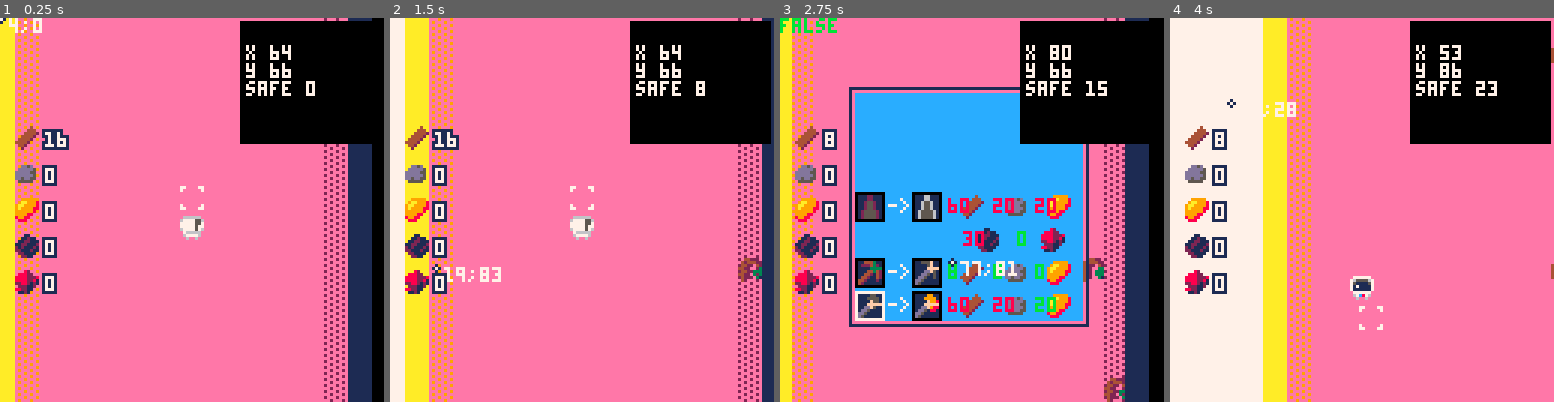
Above: before the commit, frames 1-4 (left to right).
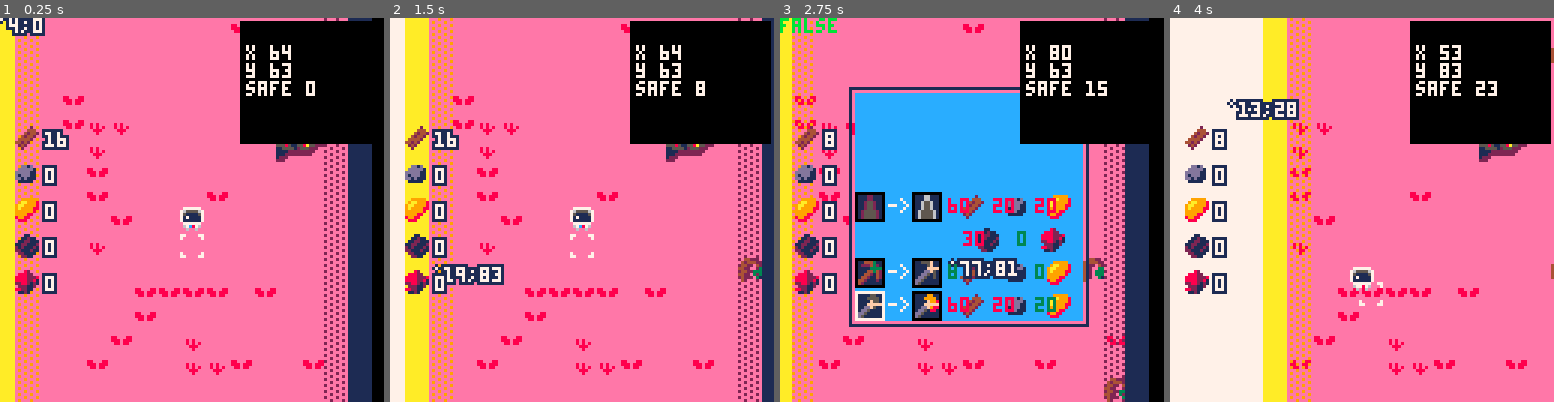
Above: after the commit, the same moments.

Repository: ARKANYOTA/ludumdare47
Game: PICO-8 cartridge arkanv1.p8
Two runs of this game, one before a commit and one after it. Both use one fixed random seed, a clock stepped at 60 frames per second and the inputs below.
Inputs (mouse positions are in pixels of both pictures, inside the frame that each line leads up to):
- Up to frame 1 (0.25 s): no input
- Up to frame 2 (1.5 s): tap X (X key) at 0.33, 1.07 s; click (670, 121) at 0.67 s; tap O (Z key) at 0.7 s; click (436, 267) at 1.22 s
- Up to frame 3 (2.75 s): hold Right 1.6-2.1 s; tap O (Z key) at 1.7, 2.1, 2.5 s; click (887, 114) at 1.77 s; tap X (X key) at 1.85 s; hold Up 2.15-2.42 s; click (952, 259) at 2.32 s; hold Right from 2.47 s (still down)
- Up to frame 4 (4 s): click (1404, 106) at 2.87 s; tap O (Z key) at 2.9, 3.3, 3.7 s; tap X (X key) at 2.97 s; release Right at 3.03 s; hold Left 3.08-3.58 s; click (1465, 256) at 3.42 s; hold Down 3.63-3.97 s; click (1231, 102) at 3.97 s

The runs differ from the first frame. In frame 1, 3.2% of the frame differs, in the area x 1-85%, y 0-93%; in frame 2, 3.4%, in the area x 4-85%, y 1-93%; in frame 3, 2.4%; in frame 4, 3.1%.

Commit message:
PLEIN DE TRUCS

Diff:
--- a/arkanv1.p8
+++ b/arkanv1.p8
@@ -10,14 +10,14 @@
 bdebug = true
 clock=0
 --camera
-cx = 1000
+cx = 0
 cy = 0
 --pos
 cux=0
 cuy=0
 x = 64
-y = 66
-rot=0
+y = 63
+rot=2
 sprt=1
 mt=0
 dead=false
@@ -27,6 +27,7 @@
 	walk1={2,7,5,9},
 	walk2={3,8,6,10},
 }
+sfxtime=1
 
 movezone=true
 safex=-1
@@ -79,6 +80,8 @@
 
 function _update60()
 	--movement
+	sfxtime-=1
+
 	if menu and notbdebug then
 		upmenu()
 	else
@@ -90,23 +93,47 @@
 	 	movement()
 		end
 
+		--animate ship
+		ship=mget(12,4)
+		if clock%5==0 then
+			if ship==74 or ship==76 then
+				for ix=12,13 do
+					for iy=4,5 do
+						local tile=mget(ix,iy)
+						mset(ix,iy,tile+2)
+					end
+				end
+			elseif ship==78 then
+				for ix=12,13 do
+					for iy=4,5 do
+						local tile=mget(ix,iy)
+						mset(ix,iy,tile-4)
+					end
+				end
+			end
+		end
+
   --hot and cold zones
 		if clock%10==0 then
 			safex+=1
 		end
-
+		for i=1,17 do
+		  mget()
+		end
+
+		--sun cooking
 		if(clock%6==0 and
 		(safex\1)%8==0) then
 		  for i=1,17 do
 		    mat=mget(safex\8+1,i)
 		    if mat==80 then
-		      mset(safex\8+1,i,83)
+		      mset((safex+7)\8+1,i,83)
 		    elseif mat==83 then
-		      mset(safex\8+1,i,81)
+		      mset((safex+7)\8+1,i,81)
 		    elseif mat==81 then
-		      mset(safex\8+1,i,82)
+		      mset((safex+7)\8+1,i,82)
 		    elseif mat==82 then
-		      mset(safex\8+1,i,84)
+		      mset((safex+7)\8+1,i,84)
 		    end
 		  end
 
@@ -120,7 +147,7 @@
 		      mset(safex\8+15,i,80)
 		    end
 		  end
-		end
+	 end
 
   --mine
 	 m=mget(cux/8, cuy/8)
@@ -273,13 +300,23 @@
 		rectfill(cx+80,1,cx+126,mouy+40,0)
 		circ(stat(32)+cx,stat(33),1,1)
 		pset(stat(32)+cx,stat(33),7)
-		print(stat(32)+cx..";"..stat(33),
-								stat(32)+cx+3,stat(33))
 		color(7)
+		for ix=-1,1 do
+			for iy=-1,1 do
+				printcoor(ix,iy,1)
+			end
+		end
+		printcoor(0,0,7)
 		print("",moux,mouy+2)
 		print("x "..x)
 		print("y "..y)
 		print("safe "..safex)
+end
+
+function printcoor(ox,oy,c)
+	print(stat(32)+cx..";"..stat(33),
+								stat(32)+cx+3+ox,
+								stat(33)+oy,c)
 end
 -->8
 --functions
@@ -472,7 +509,7 @@
 
 function movement()
 mf=0x3
-if btn(⬅️) then
+		if btn(⬅️) then
 	 	 if not (icol(x,y))			and
 	 			  not (icol(x,y+7))	then
 	 	 x-=1
@@ -608,23 +645,23 @@
 
 		--couleur du chiffre avant
 		if inv.w < req.f.w[f] then
-			wcolor = 8 else wcolor = 11
+			wcolor = 8 else wcolor = 3
 		end
 
 		if inv.s < req.f.s[f] then
-			scolor = 8 else scolor = 11
+			scolor = 8 else scolor = 3
 		end
 
 		if inv.i < req.f.i[f] then
-			icolor = 8 else icolor = 11
+			icolor = 8 else icolor = 3
 		end
 
 		if inv.c < req.f.c[f] then
-			ccolor = 8 else ccolor = 11
+			ccolor = 8 else ccolor = 3
 		end
 
 		if inv.m < req.f.m[f] then
-			mcolor = 8 else mcolor = 11
+			mcolor = 8 else mcolor = 3
 		end
 
 		--chiffre et sprite de ce que
@@ -663,15 +700,15 @@
 
 		--couleur du chiffre avant
 		if inv.w < req.p.w[p] then
-			wcolor = 8 else wcolor = 11
+			wcolor = 8 else wcolor = 3
 		end
 
 		if inv.s < req.p.s[p] then
-			scolor = 8 else scolor = 11
+			scolor = 8 else scolor = 3
 		end
 
 		if inv.i < req.p.i[p] then
-			icolor = 8 else icolor = 11
+			icolor = 8 else icolor = 3
 		end
 
 		--chiffre et sprite de ce que
@@ -706,15 +743,15 @@
 
 		--couleur du chiffre avant
 		if inv.w < req.a.w[a] then
-			wcolor = 8 else	wcolor = 11
+			wcolor = 8 else	wcolor = 3
 		end
 
 		if inv.s < req.a.s[a] then
-			scolor = 8 else scolor = 11
+			scolor = 8 else scolor = 3
 		end
 
 		if inv.i < req.a.i[a] then
-			icolor = 8 else icolor = 11
+			icolor = 8 else icolor = 3
 		end
 
 		--chiffre et sprite de ce que
@@ -967,32 +1004,42 @@
 
 
 __gff__
-0000000000000000000000000000000000000000000000000000000000000000000000000000000000000000000000000000000000000000000000000000000000000000000000000000000000000000030303030300000000000000000000000000000000000000000000000000000000000000000000000000000000000000
+0000000000000000000000000000000000000000000000000000000000000000000000000000000000000000000000000000000000000000000000000000000000000000000000000000010101010101030303030300000000000101010101010000000000000000000000000000000001010000000000000000000000000000
 0000000000000000000000000000000000000000000000000000000000000000000000000000000000000000000000000000000000000000000000000000000000000000000000000000000000000000000000000000000000000000000000000000000000000000000000000000000000000000000000000000000000000000
 __map__
-4141414141414141414141414141414141414141414141414141414141414141414141414141414141414141414141414141414141414141414141414141414141414141414141414141414141414141414141414141414141414141414141414141414141414141414141414141414141414141414141414141414141414141
-4141414141414141414141414141414141414141414141414141414141414141414141414141414141414141414141414141414141414141414141414141414141414141414141414141414141414141414141414141414141414141414141414141414141414141414141414141414141414141414141414141414141414141
-4141414141414141414141414141414141414141414141414141414141414141414141414141414141414141414141414141414141414141414141414141414141414141414141414141414141414141414141414141414141414141414141414141414141414141414141414141414141414141414141414141414141414141
-4141414141414141414141414141414141414141414141414141414141414141414141414141414141414141414141414141414141414141414141414141414141414141414141414141414141414141414141414141414141414141414141414141414141414141414141414141414141414141414141414141414141414141
-4141414141414141414141414141414141414141414141414141414141414141414141414141414141414141414141414141414141414141414141414141414141414141414141414141414141414141414141414141414141414141414141414141414141414141414141414141414141414141414141414141414141414141
-4141414141414141414141414141414141414141414141414141414141414141414141414141414141414141414141414141414141414141414141414141414141414141414141414141414141414141414141414141414141414141414141414141414141414141414141414141414141414141414141414141414141414141
-4141414141414141414141414141414141414141414141414141414141414141414141414141414141414141414141414141414141414141414141414141414141414141414141414141414141414141414141414141414141414141414141414141414141414141414141414141414141414141414141414141414141414141
-4141414141414141414141414141414141414141414141414141414141414141414141414141414141414141414141414141414141414141414141414141414141414141414141414141414141414141414141414141414141414141414141414141414141414141414141414141414141414141414141414141414141414141
-4141414141414141414141414141414141414141414141414141414141414141414141414141414141414141414141414141414141414141414141414141414141414141414141414141414141414141414141414141414141414141414141414141414141414141414141414141414141414141414141414141414141414141
-4141414141414141414141414141414141414141414141414141414141414141414141414141414141414141414141414141414141414141414141414141414141414141414141414141414141414141414141414141414141414141414141414141414141414141414141414141414141414141414141414141414141414141
-4141414141414141414141414141414141414141414141414141414141414141414141414141414141414141414141414141414141414141414141414141414141414141414141414141414141414141414141414141414141414141414141414141414141414141414141414141414141414141414141414141414141414141
-4141414141414141414141414141414141414141414141414141414141414141414141414141414141414141414141414141414141414141414141414141414141414141414141414141414141414141414141414141414141414141414141414141414141414141414141414141414141414141414141414141414141414141
-4141414141414141414141414141414141414141414141414141414141414141414141414141414141414141414141414141414141414141414141414141414141414141414141414141414141414141414141414141414141414141414141414141414141414141414141414141414141414141414141414141414141414141
-4141414141414141414141414141414141414141414141414141414141414141414141414141414141414141414141414141414141414141414141414141414141414141414141414141414141414141414141414141414141414141414141414141414141414141414141414141414141414141414141414141414141414141
-4141414141414141414141414141414141414141414141414141414141414141414141414141414141414141414141414141414141414141414141414141414141414141414141414141414141414141414141414141414141414141414141414141414141414141414141414141414141414141414141414141414141414141
-4141414141414141414141414141414141414141414141414141414141414141414141414141414141414141414141414141414141414141414141414141414141414141414141414141414141414141414141414141414141414141414141414141414141414141414141414141414141414141414141414141414141414141
-…(10 lines of a section not shown)…
+4141414141414141414140414141414141414141414141414141414141414141414141414141414141414141414141414141414141414141414141414141414141414141414141414141414141414141414141414141414141414141414141414141414141414141414141414141414141414141414141414141414141414141
+4141414141414141414141414141404141414141414141414141414141414141414141414141414141414141414141414141414141414141414141414141414141414141414141414141414141414141414141414141414141414141414141414141414141414141414141414141414141414141414141414141414141414141
+4141414141414141414141414141414242424141414140414141414142414141414141414141414141414141414141414141414141414141414141414141414141414141414141414141414141414141414141414141414141414141414141414141414141414141414141414141414141414141414141414141414141414141
+4141414041414141414141414141414141414141414141414141414141414141414141414141414141404141414141414141414141414141414141414141414141414141414141414141414141414141414141414141414141414141414141414141414141414141414141414141414141414141414141414141414141414141
+4141414042424141414141414a4b414141414141414141414141414141414140414041414141414141404141414141414141414141414141414141414141414141414141414141414141414141414141414141414141414141414141414141414141414141414141414141414141414141414141414141414141414141414141
+4141414142414141414141415a5b414141414141414141414141404141414141414141414141414141404141414141414141414141414141414141414141414141414141414141414141414141414141414141414141414141414141414141414141414141414141414141414141414141414141414141414141414141414141
+4141414140414141414141414141414141417070704140414141414140414141414141414141414141404141414141414141414141414141414141414141414141414141414141414141414141414141414141414141414141414141414141414141414141414141414141414141414141414141414141414141414141414141
+4141414140414141414041414141414141417171717070414141414141414041414141414141414141404141414141414141414141414141414141414141414141414141414141414141414141414141414141414141414141414141414141414141414141414141414141414141414141414141414141414141414141414141
+4141414141404141414141414141414141414171717171414141414141414140404141414141414141414141414241414141414141414141414141414141414141414141414141414141414141414141414141414141414141414141414141414141414141414141414141414141414141414141414141414141414141414141
+4141414142414141414141414141414141414171717171414141414141414141414141414141404141414141414241414141414141414141414141414141414141414141414141414141414141414141414141414141414141414141414141414141414141414141414141414141414141414141414141414141414141414141
+4141414141414141414141414141414141414041414141414041414141414141414241414141414141414141414141414141414141414141414141414141414141414141414141414141414141414141414141414141414141414141414141414141414141414141414141414141414141414141414141414141414141414141
+4141414141414040404041404141414141414040414141414041414141414141414141414141404141414141414141414141414141414141414141414141414141414141414141414141414141414141414141414141414141414141414141414141414141414141414141414141414141414141414141414141414141414141
+4141414141414041414141414141414141414141414141414041414141414141414141414141414041414141414141414141414141414141414141414141414141414141414141414141414141414141414141414141414141414141414141414141414141414141414141414141414141414141414141414141414141414141
+4141414141404141424141414141414140414141414141414141414141414141414141414141414041414141414141414141414141414141414141414141414141414141414141414141414141414141414141414141414141414141414141414141414141414141414141414141414141414141414141414141414141414141
+4141414140414141424240414140414141414141414141414141414141414141414141404141414141414141414141414141414141414141414141414141414141414141414141414141414141414141414141414141414141414141414141414141414141414141414141414141414141414141414141414141414141414141
+4141414141414141414141414141414141414141414141414141414141414141414141404141414141414141414141414141414141414141414141414141414141414141414141414141414141414141414141414141414141414141414141414141414141414141414141414141414141414141414141414141414141414141
+0000000000000000000000000000000000000000000000000000000000000000400040000000000000000000000000000000000000000000000000000000000000000000000000000000000000000000000000000000000000000000000000000000000000000000000000000000000000000000000000000000000000000000
+…(19 lines of a section not shown)…
Not shown, changed: 31 lines of the sprite sheet (__gfx__) section of arkanv1.p8
Not shown, changed: the sound effects (__sfx__) section of arkanv1.p8
